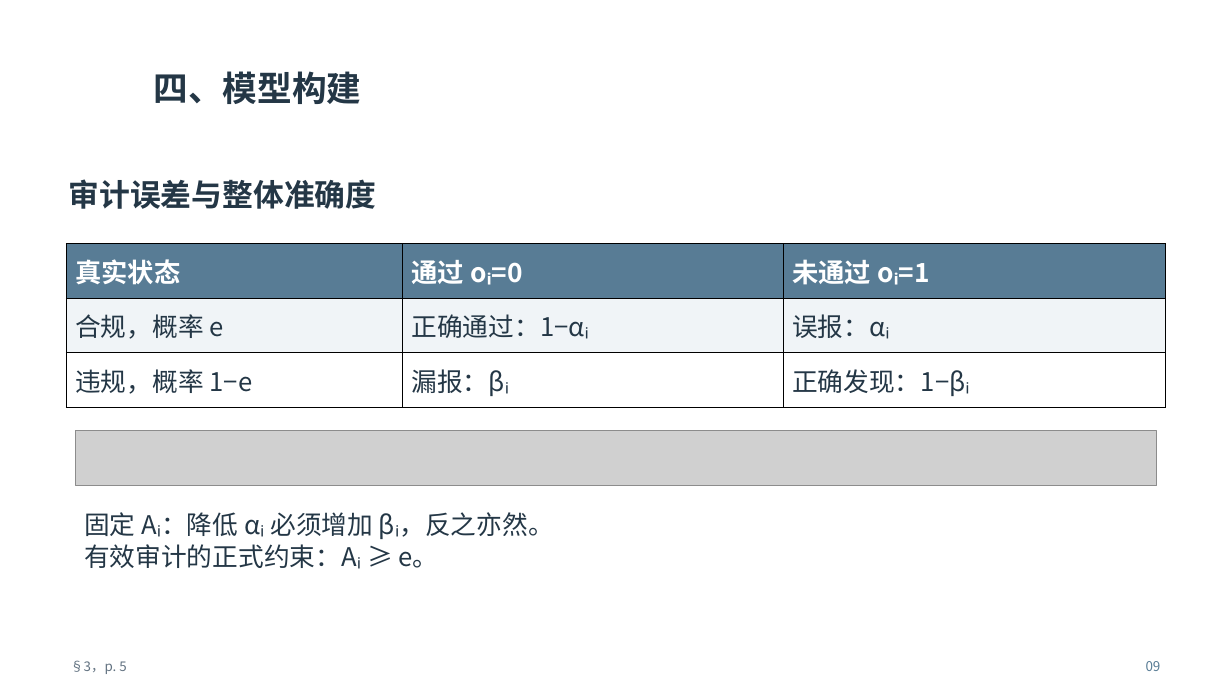
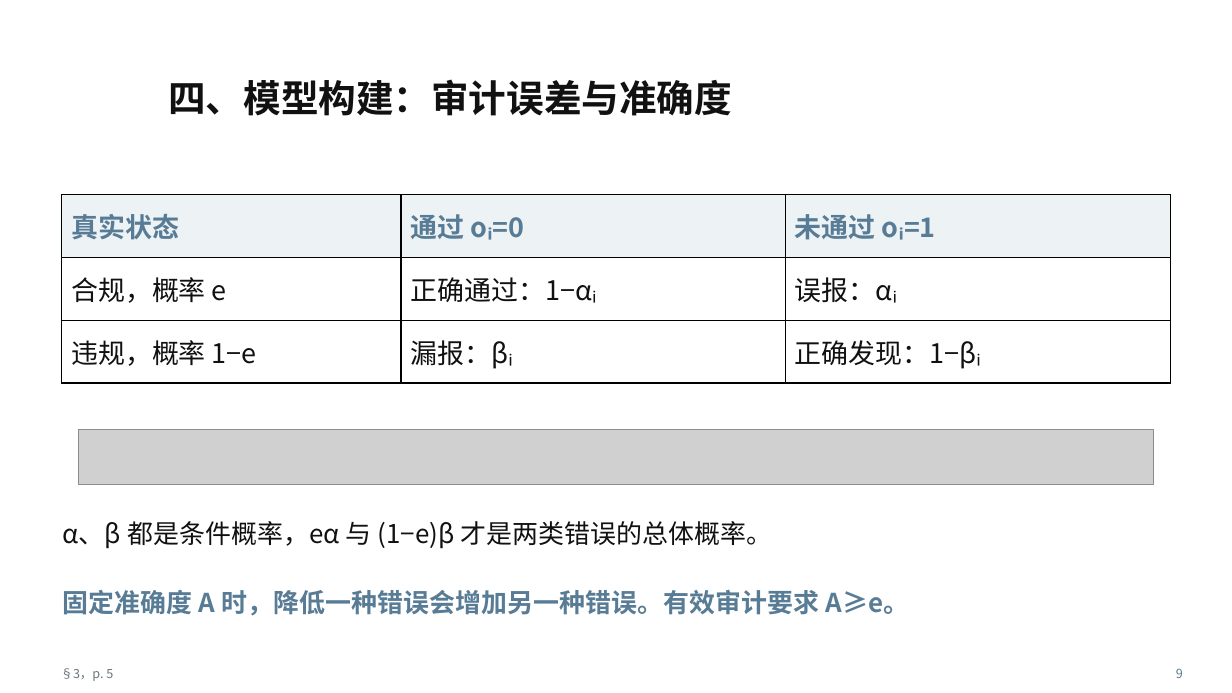
Before and after one commit to shuihongyan7-max/test-codex, a slide deck: slide 9 of 大组会.pptx. Drawn at 1232x693 pixels with LibreOffice and Linux fonts; fonts in the diff are those of the drawing; grey boxes stand for pictures; background and template pictures are left out. Boxes give left, top, right and bottom in pixels: in the first picture for what was removed or moved away, otherwise in the second. Text is boxed around its words. In the diff, an @@ line names an element or a change of style, - is before the commit and + after.

```diff
--- a/大组会.pptx
+++ b/大组会.pptx
@@ text at [168,79,732,116]: text changed; size 27 to 29.2 pt; text colour #243746 to #111111 @@
-四、模型构建
+四、模型构建：审计误差与准确度
@@ text removed at [68,179,376,209] @@
-审计误差与整体准确度
@@ table at [62,194,1171,383] @@
@@ fill #587C95 to #EDF2F5 in row 1 @@
@@ fill #F0F4F7 to #FFFFFF in row 2 @@
@@ size 20.5 to 21 pt, text colour #FFFFFF to #587C95 in "真实状态", "通过 oᵢ=0", "未通过 oᵢ=1" @@
@@ size 20 to 21 pt, text colour #243746 to #111111 in "合规，概率 e", "正确通过：1−αᵢ", "误报：αᵢ", "违规，概率 1−e" and 2 more places @@
@@ table: place and size @@
-table at [67,244,1165,408]
+table at [62,194,1171,383]
@@ picture: place and size @@
-picture at [76,431,1157,485]
+picture at [79,430,1153,484]
@@ text added at [62,521,773,549], 20.2 pt, text #111111 @@
+α、β 都是条件概率，eα 与 (1−e)β 才是两类错误的总体概率。
@@ text at [62,590,910,616]: text changed; size 20 to 20.2 pt; text colour #243746 to #587C95; bold on @@
-固定 Aᵢ：降低 αᵢ 必须增加 βᵢ，反之亦然。
-有效审计的正式约束：Aᵢ ≥ e。
+固定准确度 A 时，降低一种错误会增加另一种错误。有效审计要求 A≥e。
@@ text "§3，p. 5": place and size @@
-text "§3，p. 5" at [70,660,126,674]
+text "§3，p. 5" at [61,668,113,681]
@@ text "§3，p. 5" at [61,668,113,681]: size 10.4 to 9.8 pt, text colour #627281 to #6B747A; line spacing 1.03 to 1.08 @@
@@ text at [1176,668,1183,678]: text changed; size 10.5 to 9.8 pt @@
-09
+9
```
Also in this commit, not shown: 17 other slides changed, 25 slides added, 31 slides removed, 1 other file.
